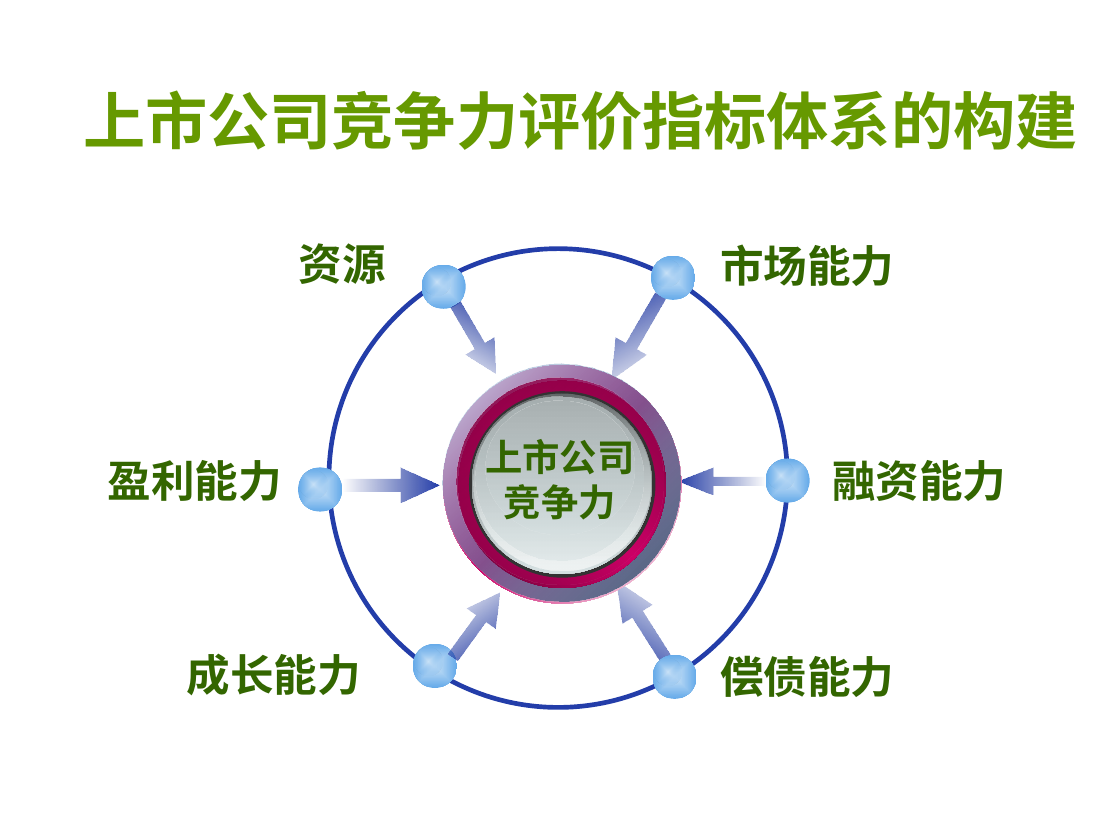
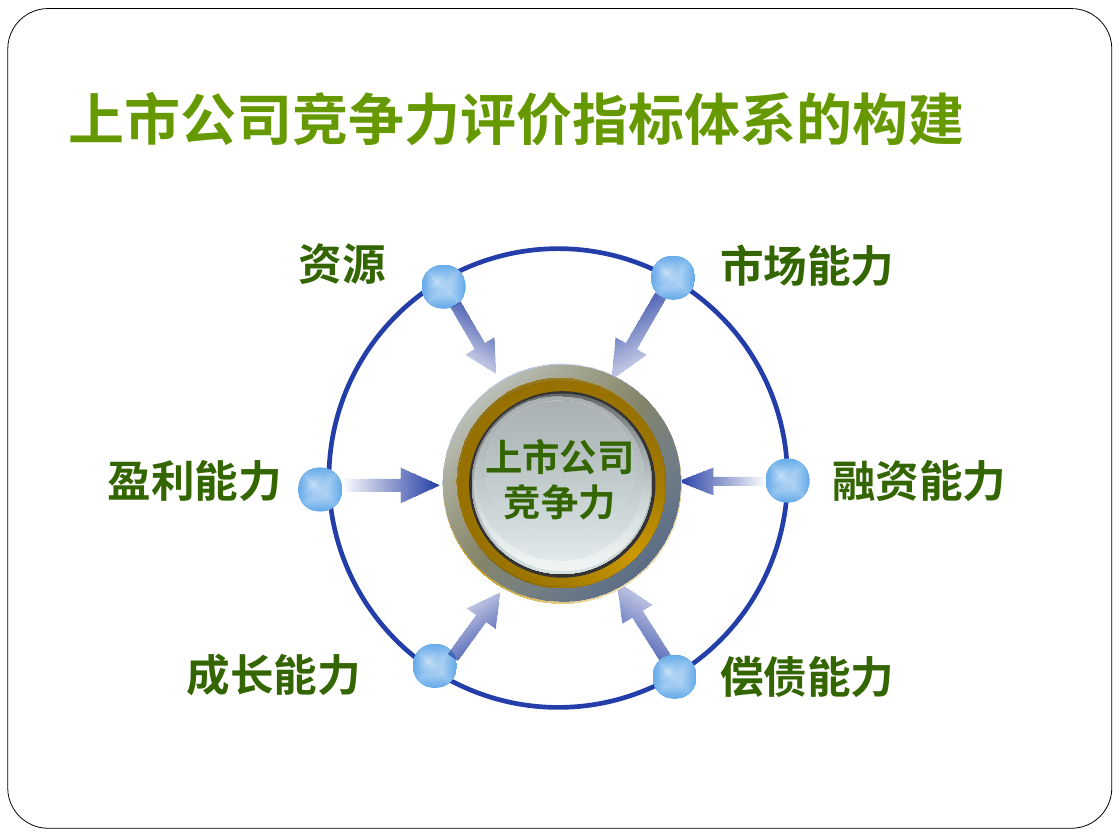
Before and after one commit to alexktchen/goldtradetest, a slide deck: slide 11 of backup/姐姐的毕业设计/答辩PPT参考.ppt (slide 5 before the commit). Drawn at 1120x840 pixels with LibreOffice and Linux fonts; fonts in the diff are those of the drawing; background and template pictures are left out. Boxes give left, top, right and bottom in pixels: in the first picture for what was removed or moved away, otherwise in the second. Text is boxed around its words. In the diff, an @@ line names an element or a change of style, - is before the commit and + after.

```diff
--- a/backup/姐姐的毕业设计/答辩PPT参考.ppt
+++ b/backup/姐姐的毕业设计/答辩PPT参考.ppt
@@ rounded rectangle added at (8, 9, 1112, 829), fill #FFFFFF, outline #000000 0.51 pt @@
@@ title "上市公司竞争力评价指标体系的构建" at (68, 92, 964, 146): size 40 to 36 pt, font Arial to Lato; alignment centre to left; vertical alignment middle to bottom @@
@@ fill gradient #233DA9 to #1F3697 to gradient #1F3697 to #233DA9 in 5 elements at (596, 287, 675, 389), (602, 571, 683, 672), (678, 467, 766, 494), (439, 582, 514, 667), (441, 297, 510, 382) @@
@@ ellipse at (442, 363, 681, 601): fill gradient #435672 to #7DA0D3 to gradient #7DA0D3 to #435672 @@
@@ ellipse at (444, 365, 682, 604): fill gradient #FEFEFE to #CC0066 to gradient #FFFFFF to #CC9900 @@
@@ ellipse at (457, 377, 664, 585): fill gradient #CC0066 to #810040 to gradient #826100 to #CC9900 @@
@@ ellipse at (459, 381, 666, 588): fill gradient #6D0036 to #CC0066 to gradient #6E5300 to #CC9900 @@
@@ ellipse at (472, 393, 652, 573): fill gradient #626768 to #D6E1E2 to gradient #636869 to #D6E1E2 @@
@@ ellipse at (474, 394, 650, 570): fill gradient #D6E1E2 to #EFF3F3 to gradient #D6E1E2 to #F1F5F5 @@
@@ ellipse at (476, 396, 643, 561): fill gradient #A8B1B2 to #D6E1E2 to gradient #AAB2B3 to #D6E1E2 @@
```
Also in this commit, not shown: 11 other slides changed, 9 slides added, 3 slides removed.
